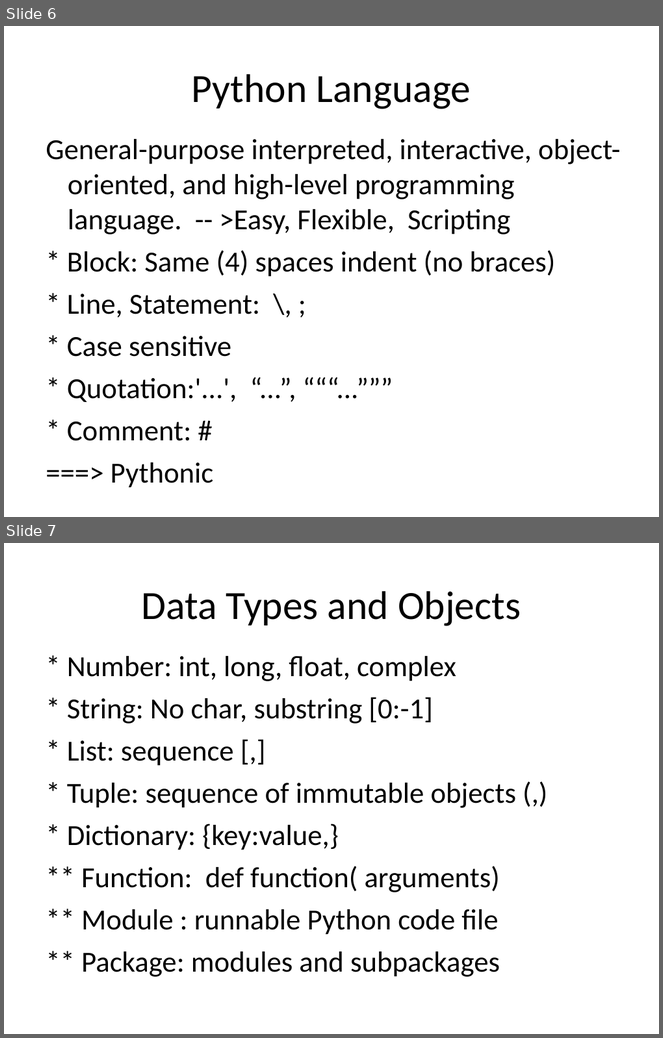
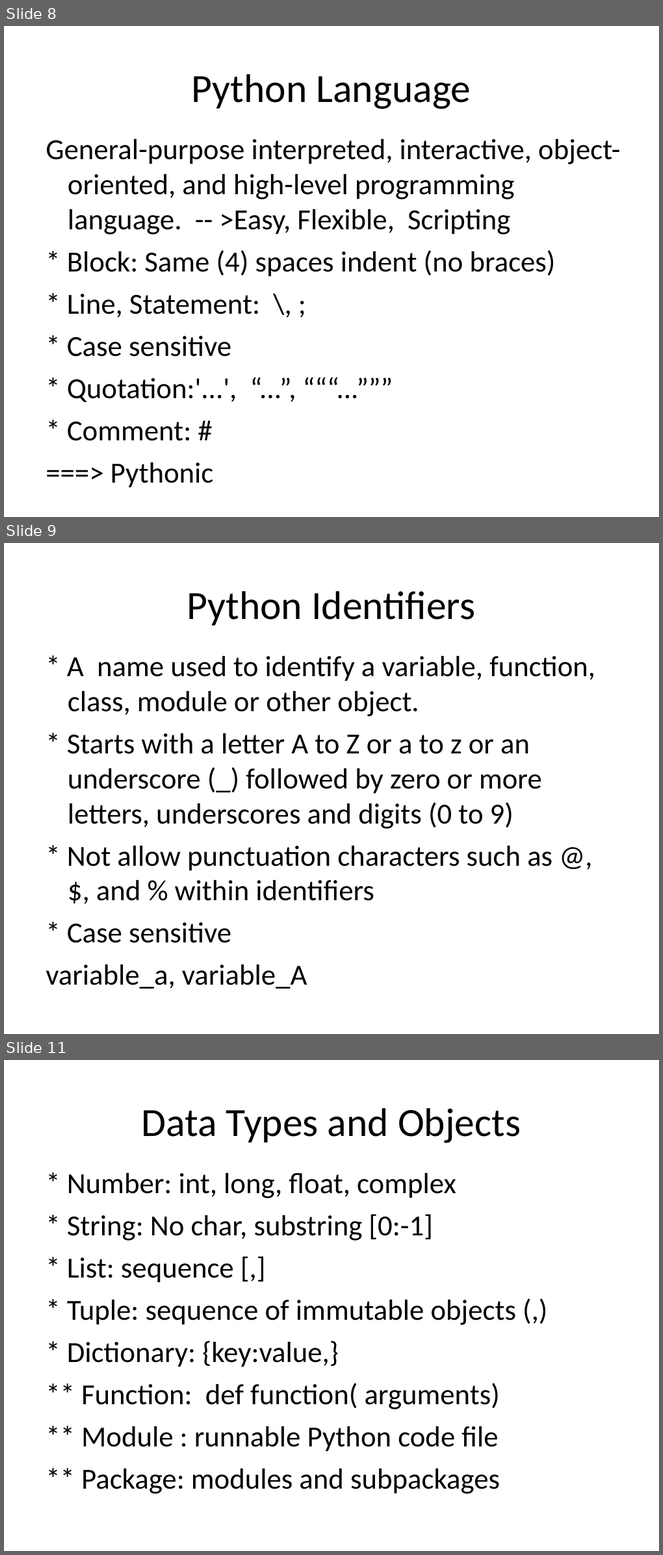
Before and after one commit to robin3795/Data, a slide deck: Python.ppt. Shown one above the other, each under a label of ours: slides 6 and 7 before the commit, slides 8, 9 and 11 after it; the slides between them are not shown. The pictures are 663x1038 and 663x1555 pixels, drawn with LibreOffice and Linux fonts; fonts in the diff are those of the drawing. Boxes give left, top, right and bottom in pixels: in the first picture for what was removed or moved away, otherwise in the second. Text is boxed around its words. In the diff, an @@ line names an element or a change of style, - is before the commit and + after.

```diff
--- a/Python.ppt
+++ b/Python.ppt
@@ slide 9 added at (4,543,659,1034), background #FFFFFF @@
@@ free added at (36,563,627,644), 44 pt, text #000000 @@
+Python Identifiers
@@ free added at (36,644,629,1018), 32 pt, text #000000 @@
+* A name used to identify a variable, function, class, module or other object.
+* Starts with a letter A to Z or a to z or an underscore (_) followed by zero or more letters, underscores and digits (0 to 9)
+* Not allow punctuation characters such as @, $, and % within identifiers
+* Case sensitive
+variable_a, variable_A
@@ what was slide 6 is now slide 8 @@
@@ what was slide 7 is now slide 11 @@
```
Also in this commit, not shown: 3 slides changed, 8 other slides added, 2 slides removed.
